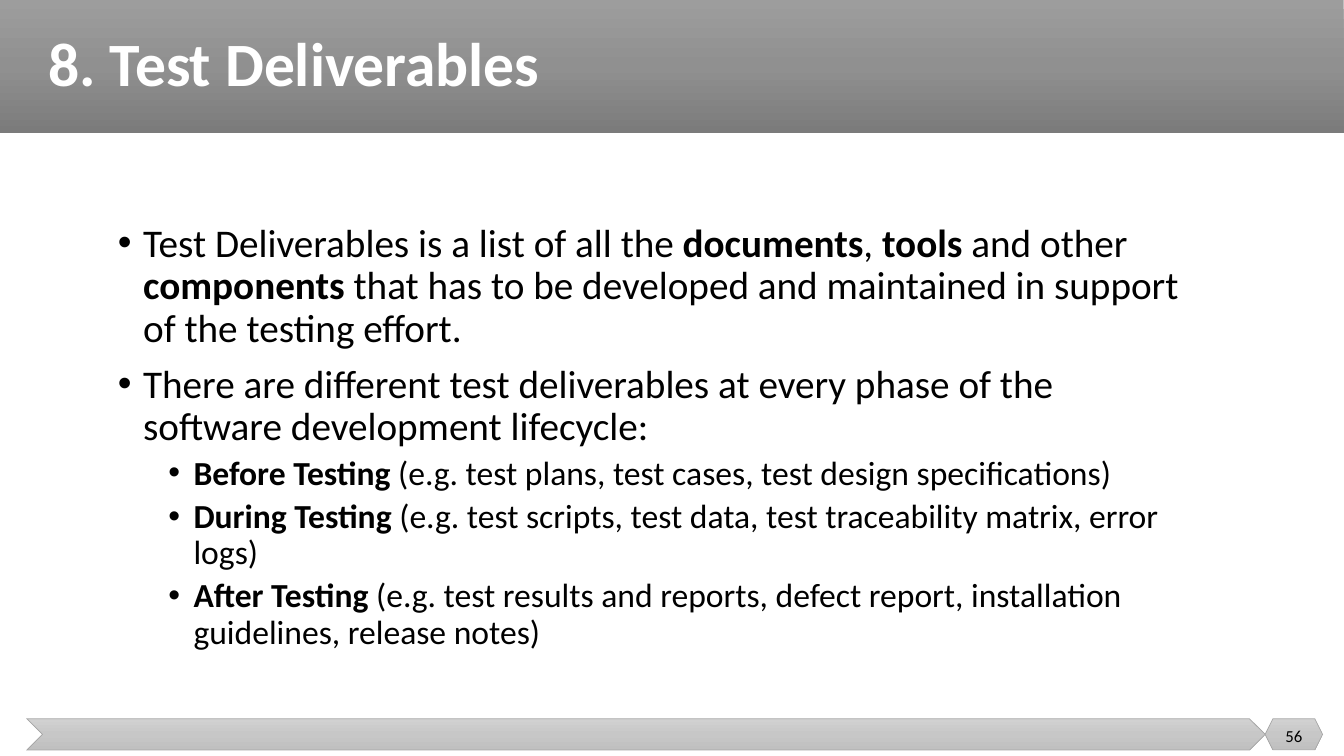
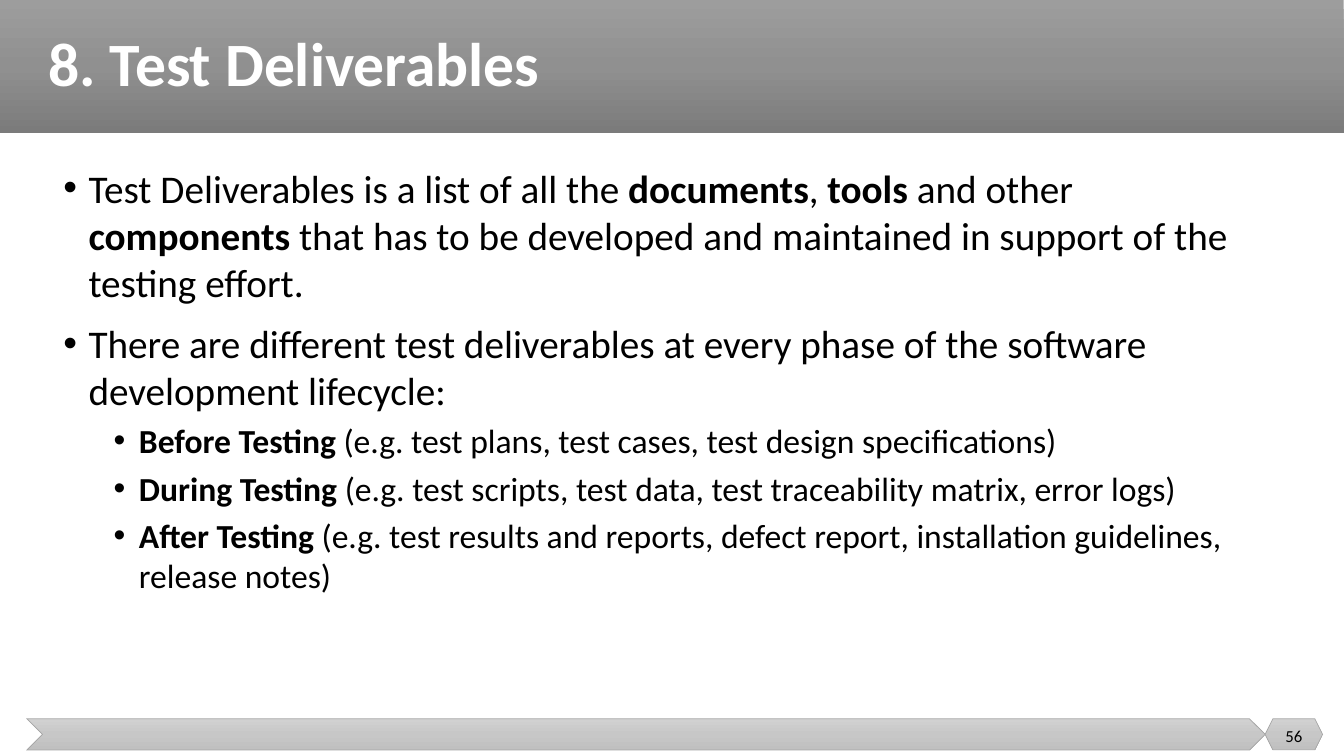
Before and after one commit to malenezi/malenezi, a slide deck: slide 56 of SE401/Lectures/5-Test Management/Test Management.pptx. Drawn at 1344x756 pixels with LibreOffice and Linux fonts; fonts in the diff are those of the drawing. Boxes give left, top, right and bottom in pixels: in the first picture for what was removed or moved away, otherwise in the second. Text is boxed around its words. In the diff, an @@ line names an element or a change of style, - is before the commit and + after.

```diff
--- a/SE401/Lectures/5-Test Management/Test Management.pptx
+++ b/SE401/Lectures/5-Test Management/Test Management.pptx
@@ text "Test Deliverables is a list ...": place and size @@
-text "Test Deliverables is a list ..." at [143, 229, 1178, 650]
+text "Test Deliverables is a list ..." at [89, 175, 1227, 593]
@@ text "Test Deliverables is a list ..." at [89, 175, 1227, 593]: line spacing 0.9 to 1 @@
```
Also in this commit, not shown: 22 other slides changed.
